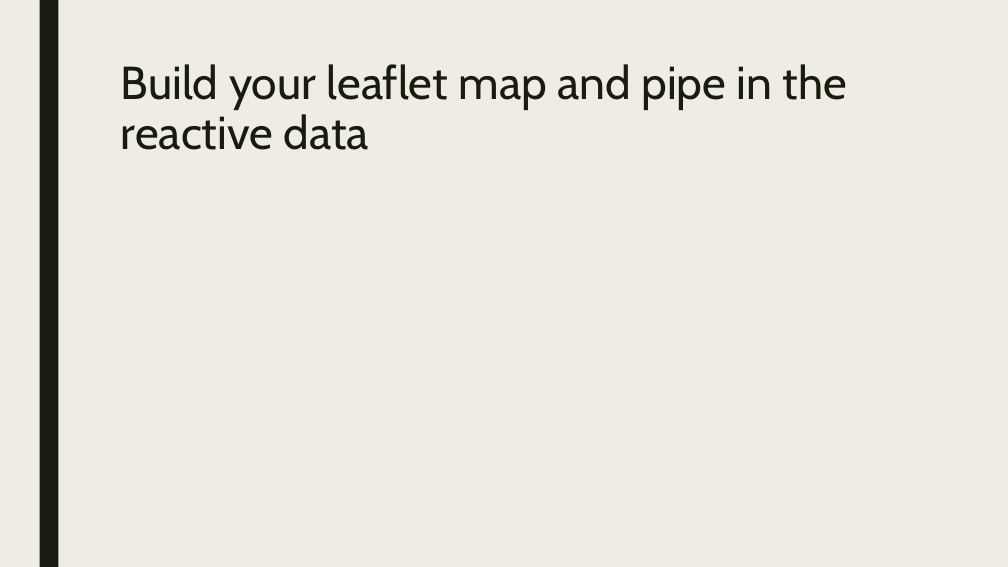
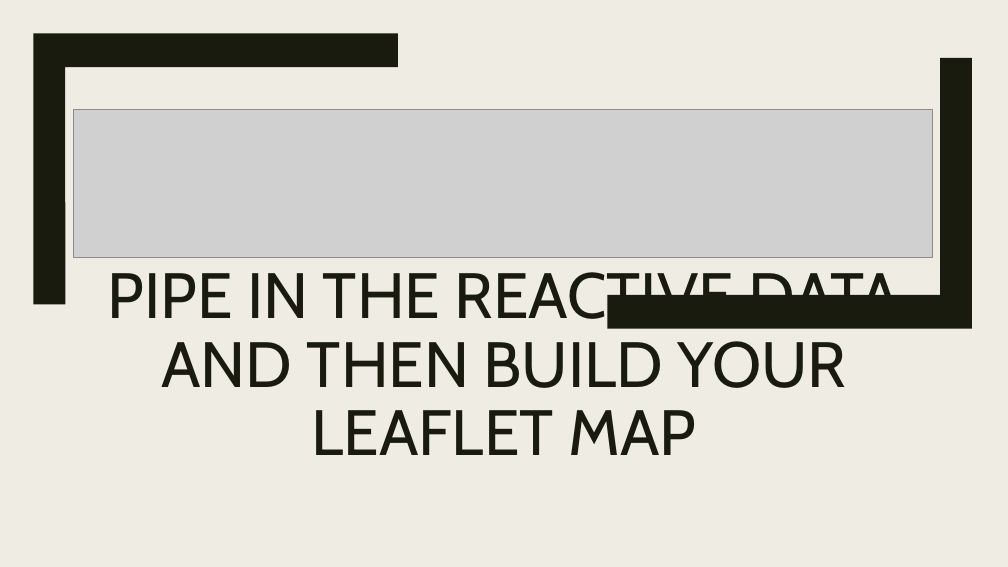
Before and after one commit to RforOperations2018/Class_10-Leaflet-Shiny, a slide deck: slide 7 of Class 10.pptx. Drawn at 1008x567 pixels with LibreOffice and Linux fonts; fonts in the diff are those of the drawing; grey boxes stand for pictures. Boxes give left, top, right and bottom in pixels: in the first picture for what was removed or moved away, otherwise in the second. Text is boxed around its words. In the diff, an @@ line names an element or a change of style, - is before the commit and + after.

Commit message:
Updated Slides

```diff
--- a/Class 10.pptx
+++ b/Class 10.pptx
@@ rectangle added at (0, 0, 1008, 567), fill #EFEDE3 @@
@@ freeform shape added at (33, 33, 398, 304), fill #191B0E @@
@@ freeform shape added at (607, 57, 972, 328), fill #191B0E @@
@@ picture added at (73, 110, 932, 258) @@
@@ title "PIPE IN THE REACTIVE DATA ..." at (108, 264, 900, 455): vertical alignment top to bottom @@
@@ title at (108, 264, 900, 455): text changed; size 44 to 61 pt @@
-Build your leaflet map and pipe in the reactive data
+PIPE IN THE REACTIVE DATA AND THEN BUILD YOUR LEAFLET MAP
```
Also in this commit, not shown: 2 other slides changed, 8 slides added, 4 slides removed, 1 other file.
